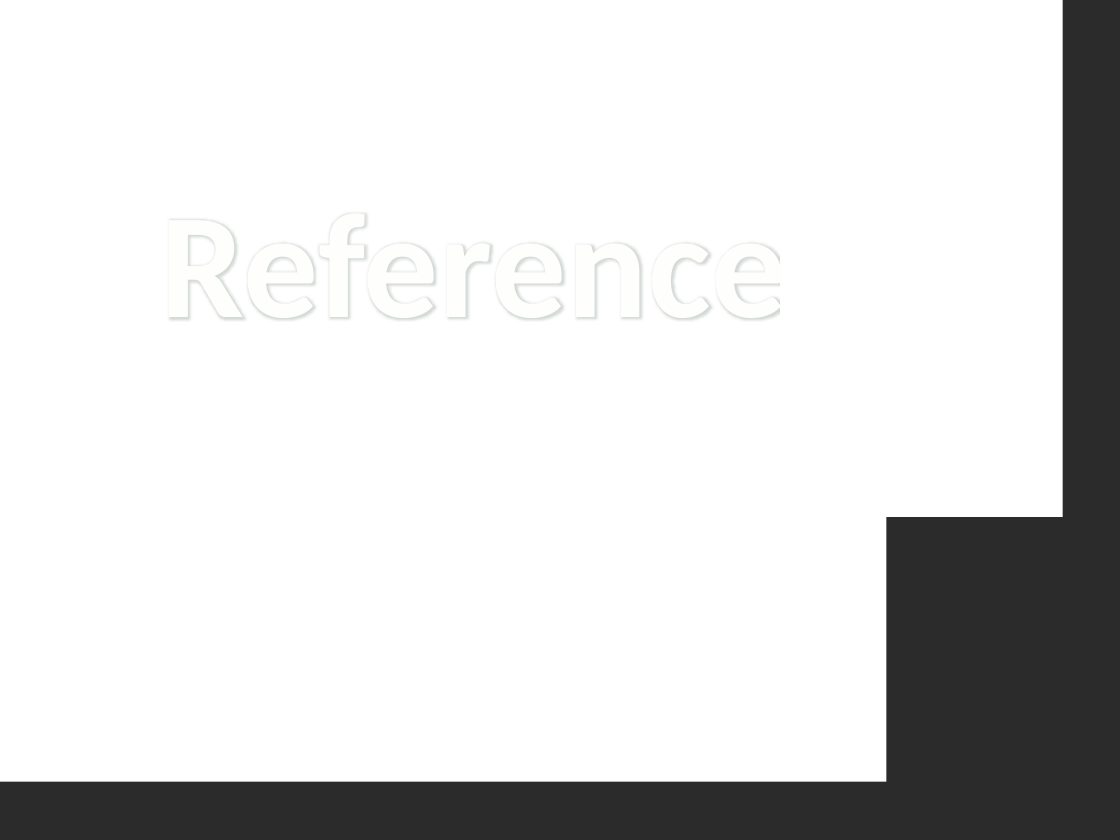
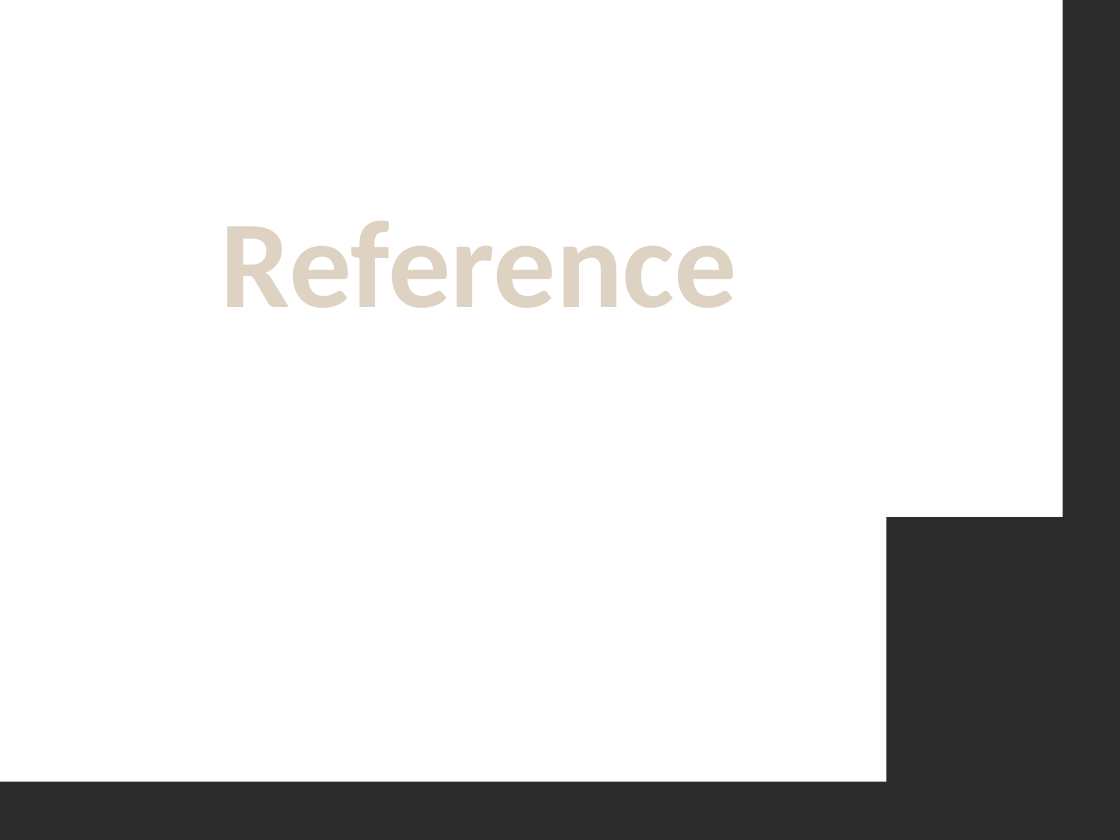
Before and after one commit to QuocVoong/R-Study-Lists, a slide deck: slide 47 of Medicine/NewME.pptx. Drawn at 1120x840 pixels with LibreOffice and Linux fonts; fonts in the diff are those of the drawing; background and template pictures are left out; a plain dark background stands for a picture behind light text. Boxes give left, top, right and bottom in pixels: in the first picture for what was removed or moved away, otherwise in the second. Text is boxed around its words. In the diff, an @@ line names an element or a change of style, - is before the commit and + after.

```diff
--- a/Medicine/NewME.pptx
+++ b/Medicine/NewME.pptx
@@ text "Reference": place and size @@
-text "Reference" at bbox=[161, 225, 787, 318]
+text "Reference" at bbox=[221, 221, 738, 308]
@@ text "Reference" at bbox=[221, 221, 738, 308]: size 96 to 80 pt, text colour #FEFEFE to #DED2C2, letter spacing 0.5 to 0 pt, letter outline #93A299 0.75 pt to #AD8F67 1.75 pt @@
```
Also in this commit, not shown: 4 other slides changed, 1 other file.
